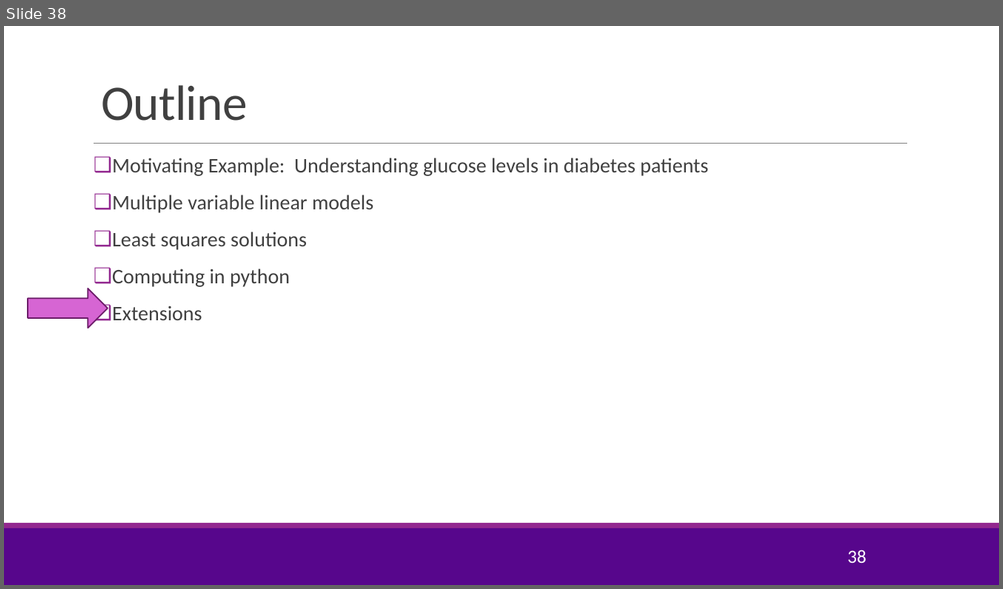
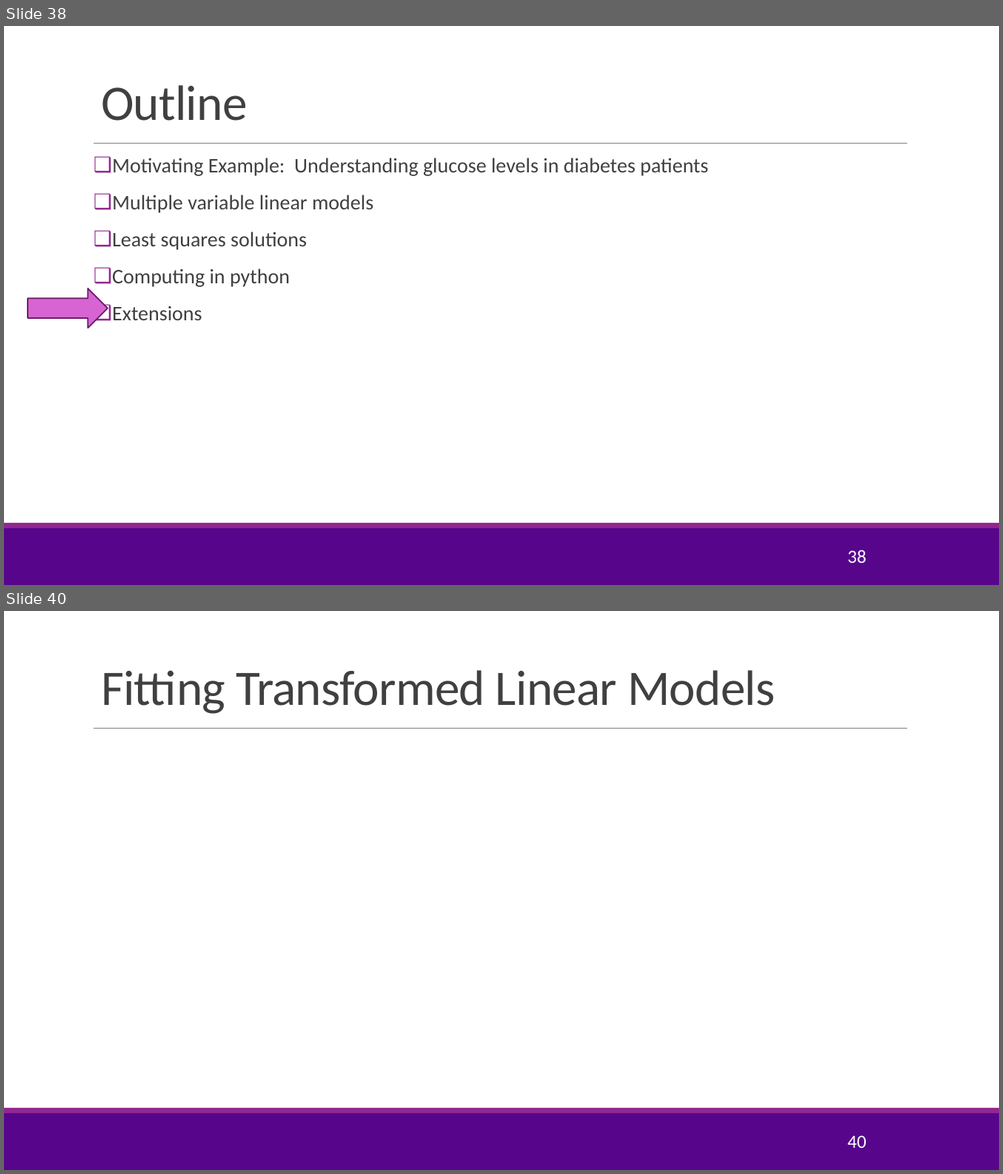
Before and after one commit to joshzzl/introml, a slide deck: lectures/Lect03_MultLinRegression.pptx. Shown one above the other, each under a label of ours: slide 38 before the commit, slides 38 and 40 after it; the slides between them are not shown. The pictures are 1003x589 and 1003x1174 pixels, drawn with LibreOffice and Linux fonts; fonts in the diff are those of the drawing; grey boxes stand for pictures; background and template pictures are left out. Boxes give left, top, right and bottom in pixels: in the first picture for what was removed or moved away, otherwise in the second. Text is boxed around its words. In the diff, an @@ line names an element or a change of style, - is before the commit and + after.

Commit message:
Updated the problems in multilinear regression. Added explanations to transformed linear models

```diff
--- a/lectures/Lect03_MultLinRegression.pptx
+++ b/lectures/Lect03_MultLinRegression.pptx
@@ slide 40 added at [4, 611, 999, 1170], background #FFFFFF; not listed: 3 template elements that a slide beside it also shows @@
@@ title added at [101, 670, 775, 714], 48 pt, text #404040 @@
+Fitting Transformed Linear Models
@@ page number added at [847, 1136, 866, 1148], 18 pt, text #FFFFFF @@
+40
```
Also in this commit, not shown: 3 slides changed, 3 other slides added, 4 other files.
